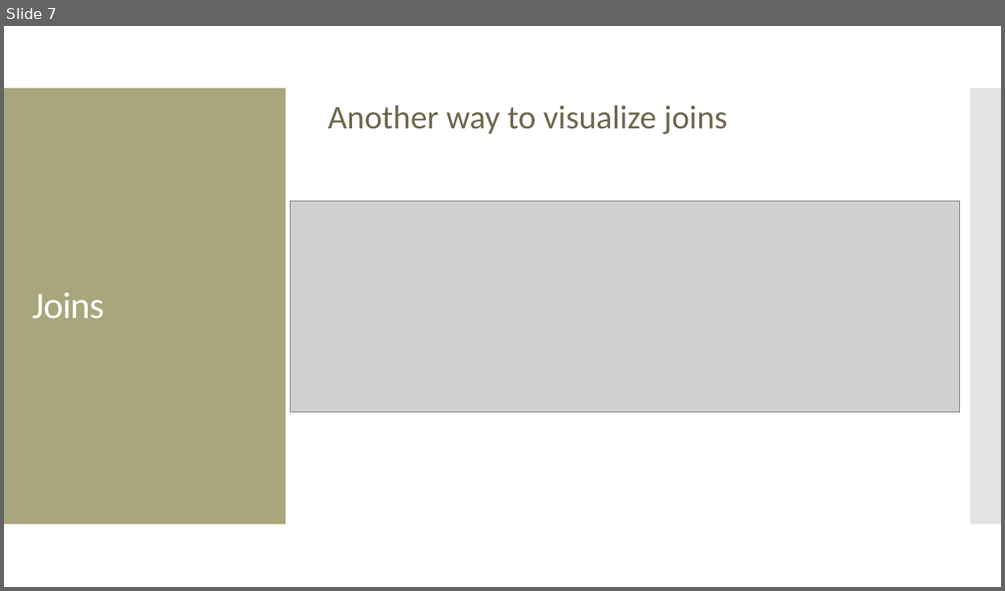
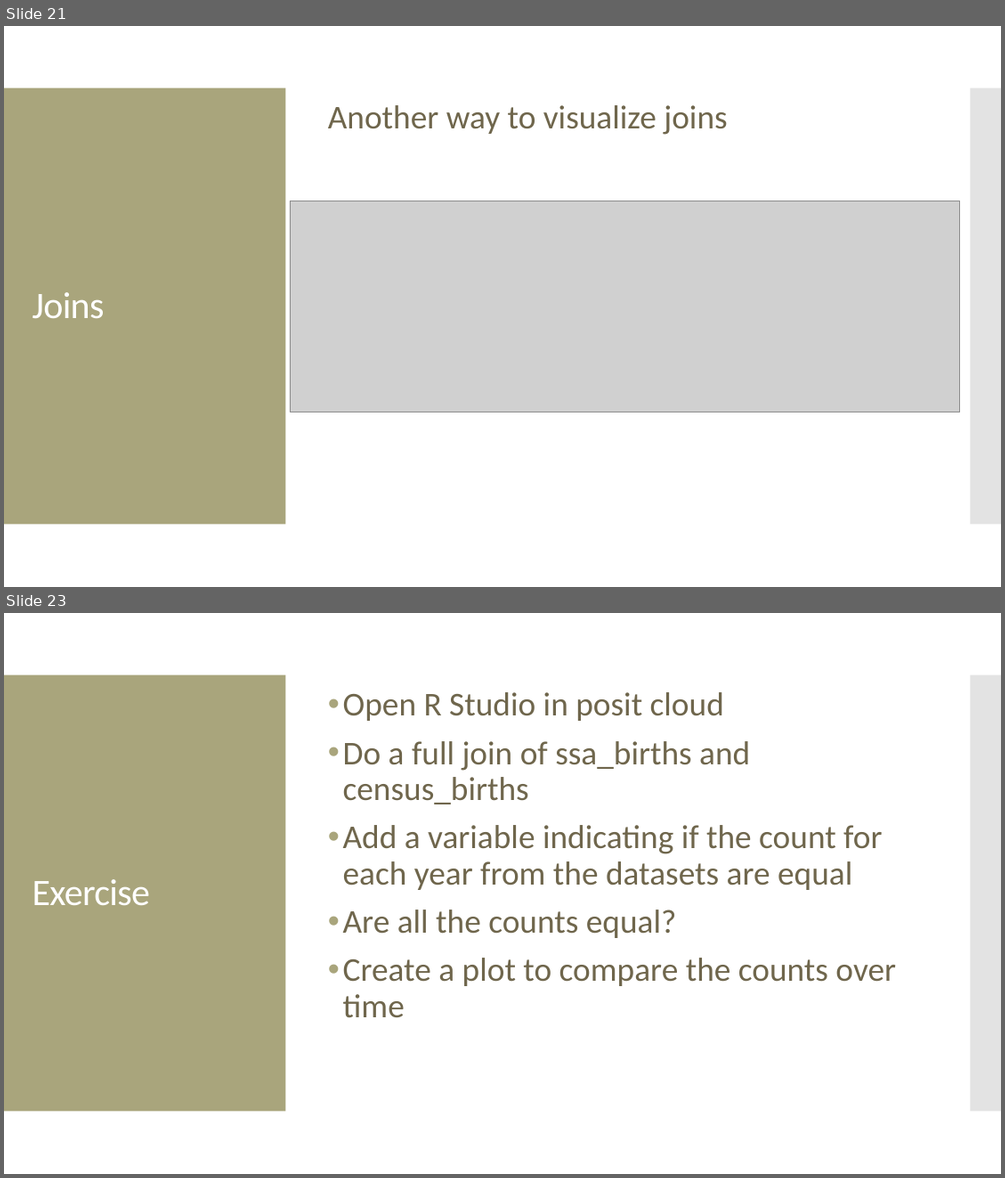
Before and after one commit to amosca01/Intro-DS-F23, a slide deck: slides/13-data-wrangling-joins2.pptx. Shown one above the other, each under a label of ours: slide 7 before the commit, slides 21 and 23 after it; the slides between them are not shown. The pictures are 1005x591 and 1005x1178 pixels, drawn with LibreOffice and Linux fonts; fonts in the diff are those of the drawing; grey boxes stand for pictures. Boxes give left, top, right and bottom in pixels: in the first picture for what was removed or moved away, otherwise in the second. Text is boxed around its words. In the diff, an @@ line names an element or a change of style, - is before the commit and + after.

```diff
--- a/slides/13-data-wrangling-joins2.pptx
+++ b/slides/13-data-wrangling-joins2.pptx
@@ slide 23 added at (4, 613, 1001, 1174), background #FFFFFF; not listed: 2 template elements that a slide beside it also shows @@
@@ text added at (343, 692, 896, 1018), 32 pt, text #6F664C @@
+• Open R Studio in posit cloud
+• Do a full join of ssa_births and census_births
+• Add a variable indicating if the count for each year from the datasets are equal
+• Are all the counts equal?
+• Create a plot to compare the counts over time
@@ title added at (32, 879, 150, 905), 36 pt, text #FFFFFF @@
+Exercise
@@ what was slide 7 is now slide 21 @@
```
Also in this commit, not shown: 15 other slides added, 14 other files.
